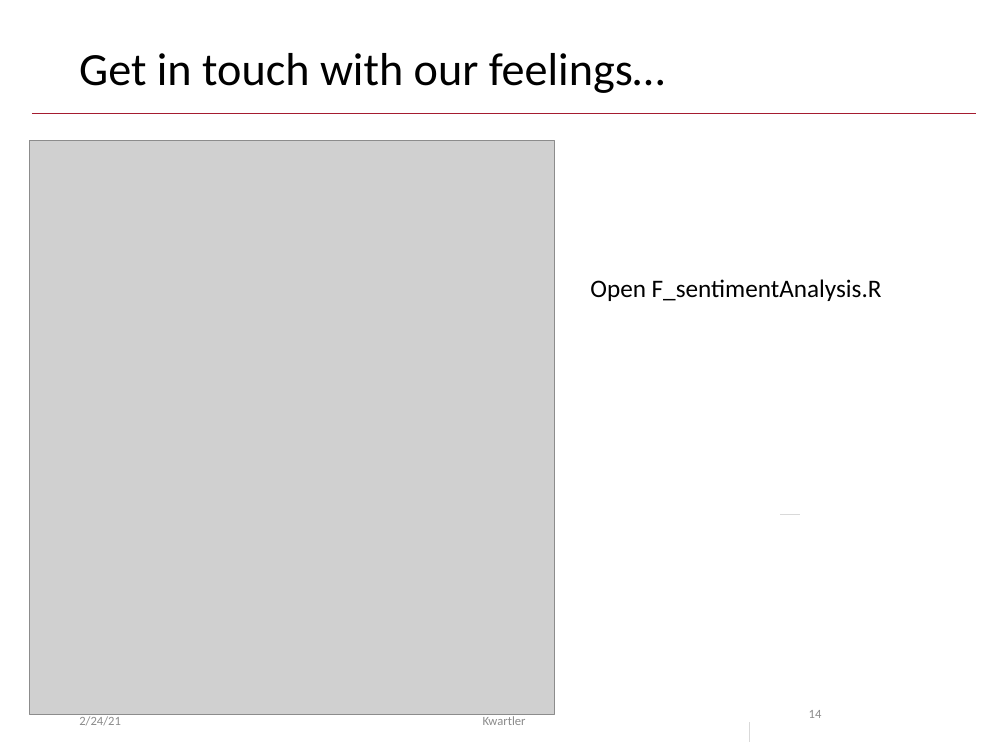
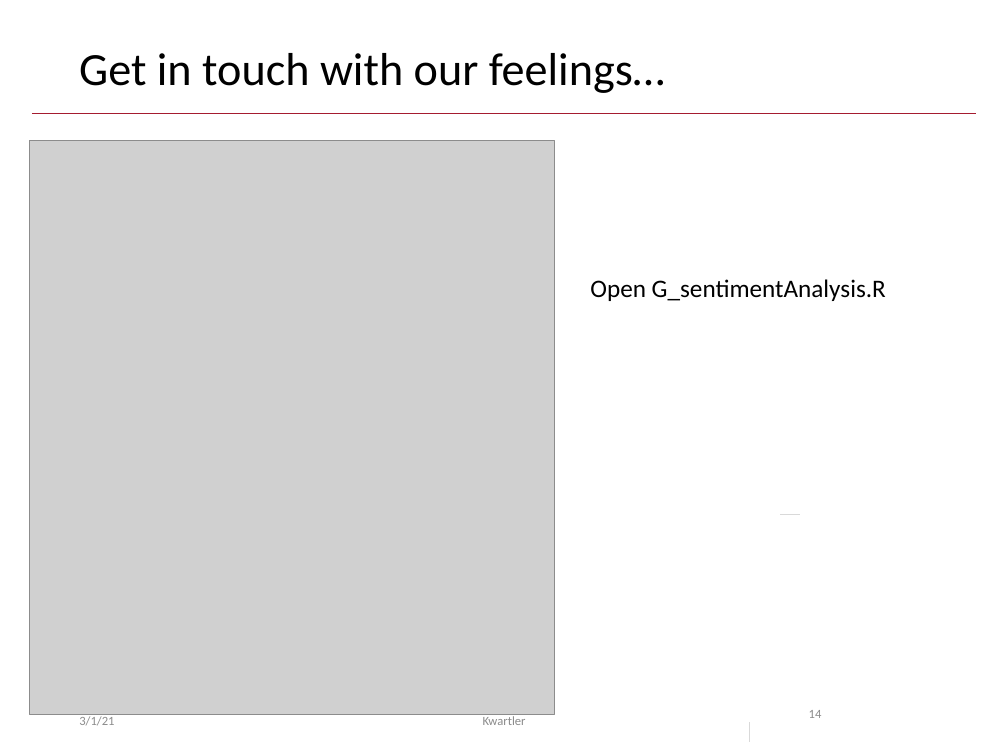
Before and after one commit to kwartler/hult_NLP_student, a slide deck: slide 14 of lessons/class4/tidy sentiment.pptx. Drawn at 1008x756 pixels with LibreOffice and Linux fonts; fonts in the diff are those of the drawing; grey boxes stand for pictures. Boxes give left, top, right and bottom in pixels: in the first picture for what was removed or moved away, otherwise in the second. Text is boxed around its words. In the diff, an @@ line names an element or a change of style, - is before the commit and + after.

```diff
--- a/lessons/class4/tidy sentiment.pptx
+++ b/lessons/class4/tidy sentiment.pptx
@@ text at (590,279,886,301): text changed @@
-Open F_sentimentAnalysis.R
+Open G_sentimentAnalysis.R
@@ text at (79,716,114,725): text changed @@
-2/24/21
+3/1/21
```
Also in this commit, not shown: 11 other slides changed, 11 other files.
